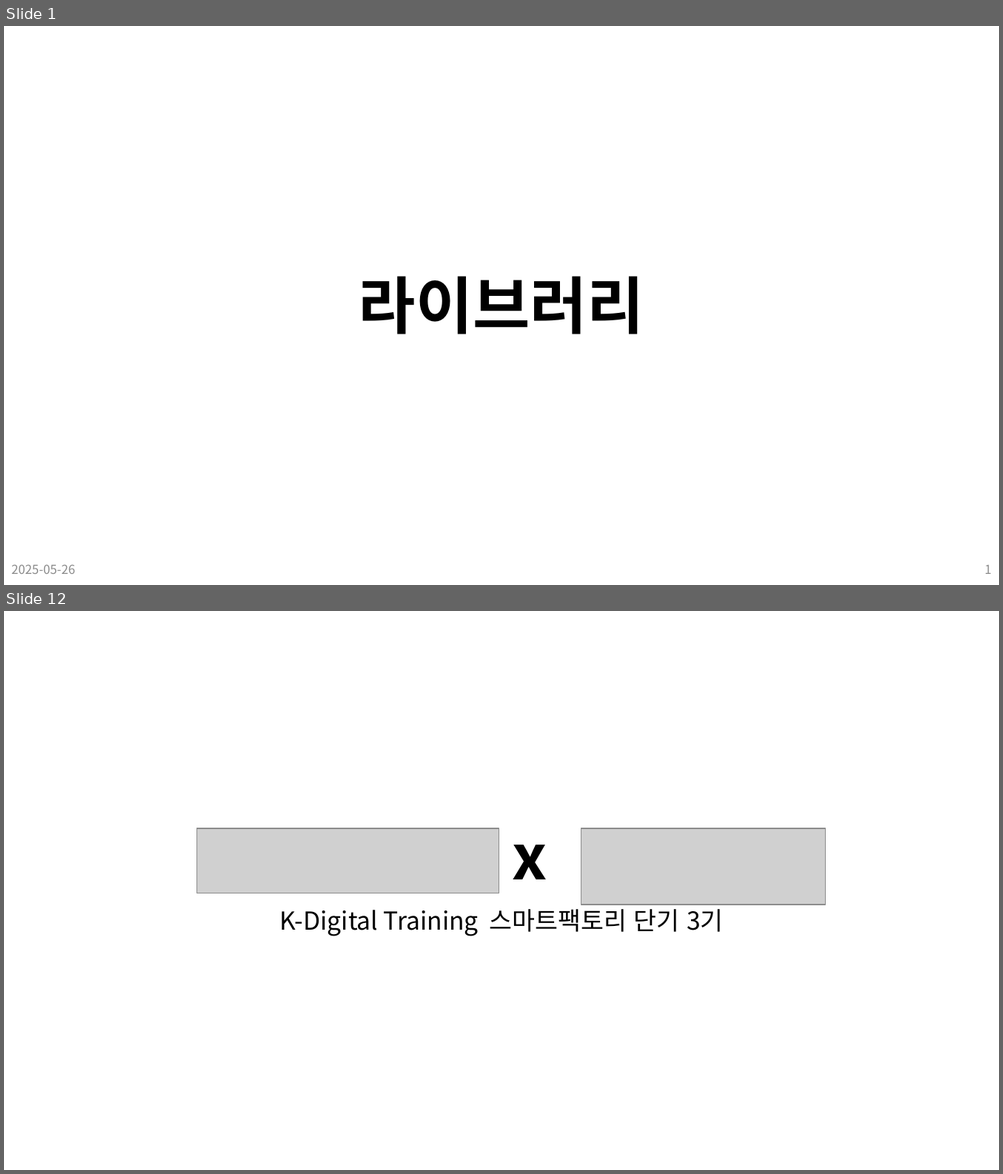
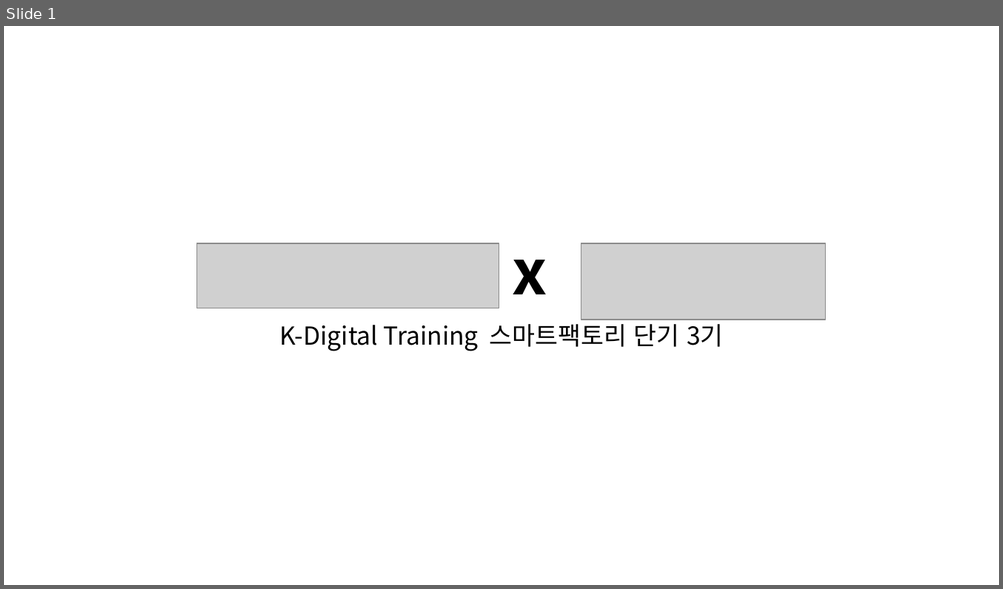
Before and after one commit to Leader-Lesson/KDT_SF_Short_5th, a slide deck: material/21_CSharp_WPF (DataFrame).pptx. Shown one above the other, each under a label of ours: slides 1 and 12 before the commit, slide 1 after it; the slides between them are not shown. The pictures are 1003x1174 and 1003x589 pixels, drawn with LibreOffice and Linux fonts; fonts in the diff are those of the drawing; grey boxes stand for pictures; background and template pictures are left out. Boxes give left, top, right and bottom in pixels: in the first picture for what was removed or moved away, otherwise in the second. Text is boxed around its words. In the diff, an @@ line names an element or a change of style, - is before the commit and + after.

```diff
--- a/material/21_CSharp_WPF (DataFrame).pptx
+++ b/material/21_CSharp_WPF (DataFrame).pptx
@@ slide 1 removed at (4,26,999,585), background #FFFFFF @@
@@ title removed at (358,276,644,335) @@
-라이브러리
@@ text removed at (11,565,75,574) @@
-2025-05-26
@@ page number removed at (984,565,991,574) @@
-1
@@ what was slide 12 is now slide 1 @@
```
Also in this commit, not shown: 10 other slides removed, 11 other files.
